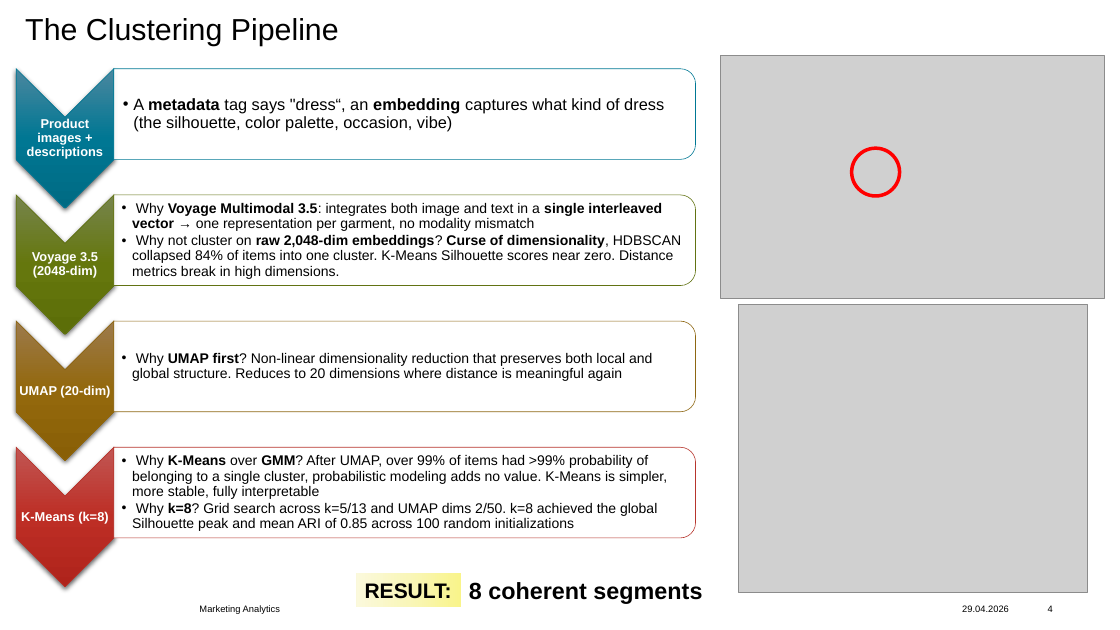
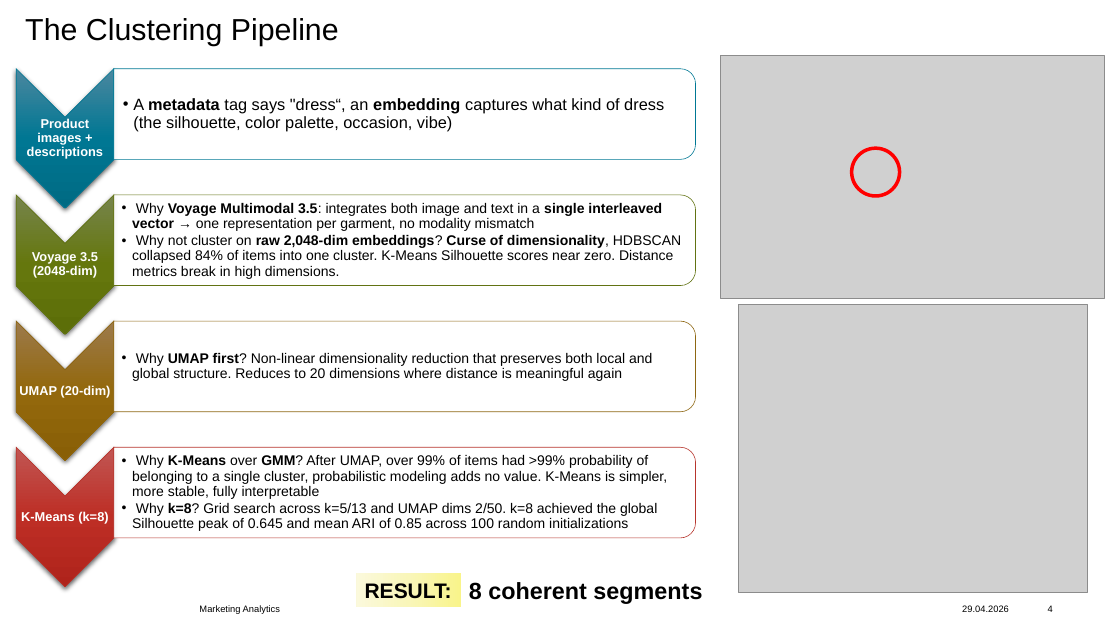
Before and after one commit to juliusatgit/Marketing-Analytics, a slide deck: slide 4 of Presentations/MA_Final_Presentation.pptx. Drawn at 1120x630 pixels with LibreOffice and Linux fonts; fonts in the diff are those of the drawing; grey boxes stand for pictures; background and template pictures are left out. Boxes give left, top, right and bottom in pixels: in the first picture for what was removed or moved away, otherwise in the second. Text is boxed around its words. In the diff, an @@ line names an element or a change of style, - is before the commit and + after.

Commit message:
final pptx edits

```diff
--- a/Presentations/MA_Final_Presentation.pptx
+++ b/Presentations/MA_Final_Presentation.pptx
@@ text at (132,503,657,531): text changed @@
-  • Why k=8? Grid search across k=5/13 and UMAP dims 2/50. k=8 achieved the global Silhouette peak and mean ARI of 0.85 across 100 random initializations
+  • Why k=8? Grid search across k=5/13 and UMAP dims 2/50. k=8 achieved the global Silhouette peak of 0.645 and mean ARI of 0.85 across 100 random initializations
```
